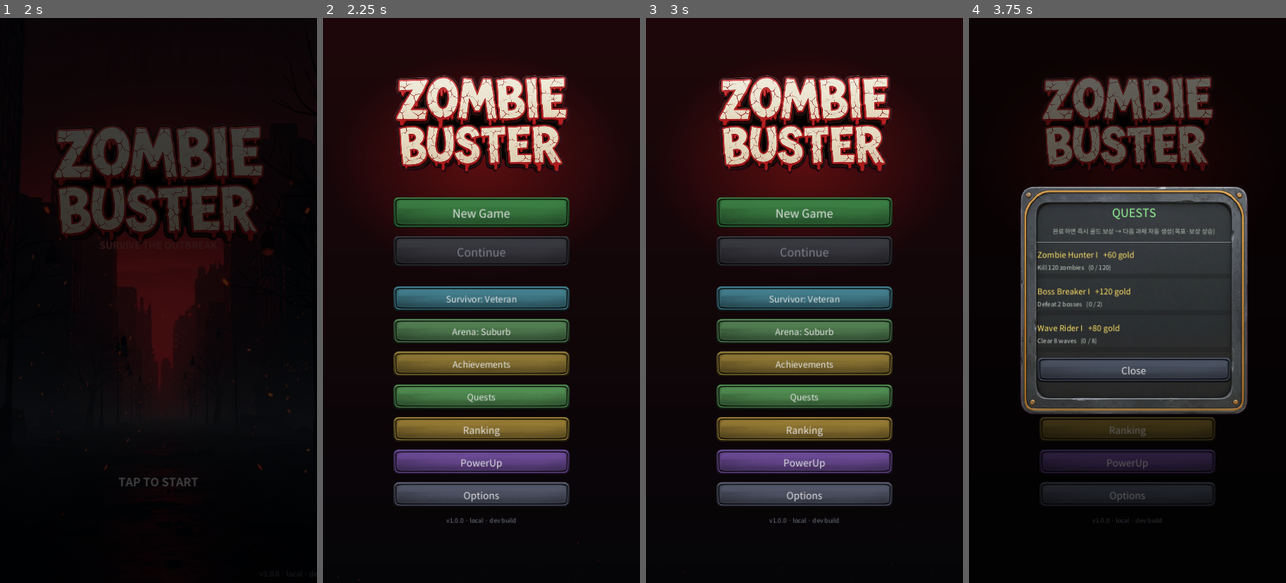
Above: before the commit, frames 1-4 (left to right).
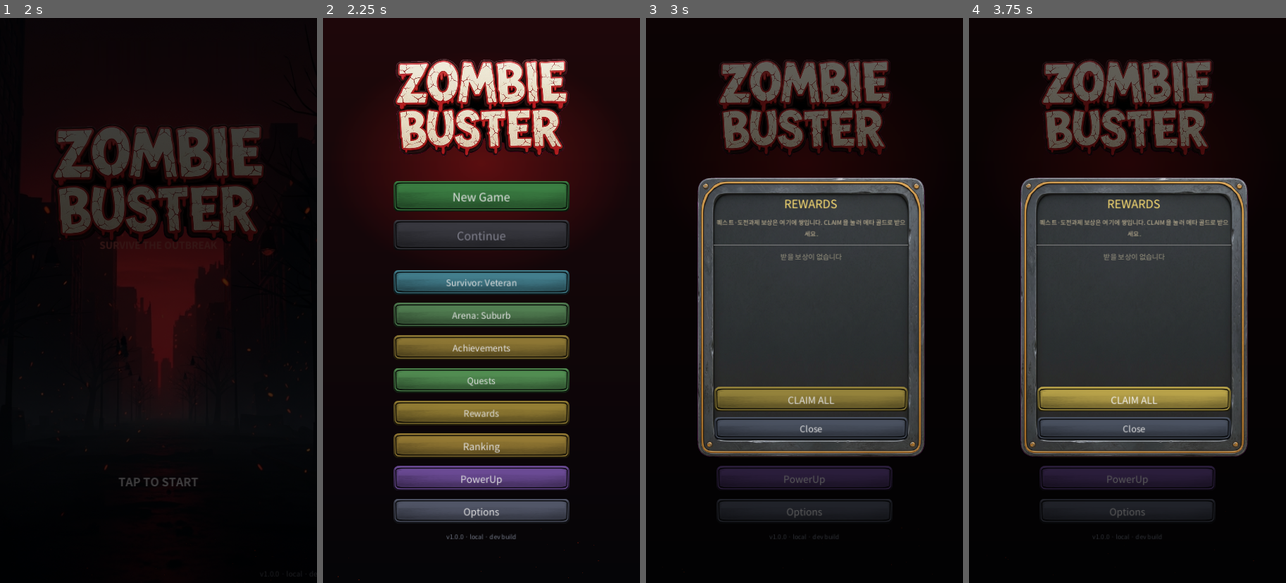
Above: after the commit, the same moments.

Repository: kosj/game_action_defence
Game: Godot game, scene res://scenes/TitleScreen.tscn
Same seed, same stepped clock (60 frames per second), same inputs: the game is played once before the commit and once after it. Sound files missing from this copy of the repository are replaced by a short silence.
Inputs (mouse positions are in pixels of both pictures, inside the frame that each line leads up to):
- Up to frame 1 (2 s): tap Enter at 0.5, 1.25 s; move the mouse to (228, 272) at 0.52 s; click (228, 272) at 0.67 s; drag from (95, 328) to (142, 413) at 1.27 s
- Up to frame 2 (2.25 s): tap Enter at 2 s; move the mouse to (513, 176) at 2.02 s; click (513, 176) at 2.17 s
- Up to frame 3 (3 s): click (804, 413) at 2.75 s, where only the run after the commit has a clickable "Rewards"
- Up to frame 4 (3.75 s): click (1133, 402) at 3.5 s, where only the run after the commit has a clickable "CLAIM ALL"

Frame 1 is identical in both runs. In frame 2, 38% of the frame differs, in the area x 22-78%, y 7-93%; in frame 3, 49%, in the area x 5-91%, y 7-100%; in frame 4, 26%.

Commit message:
Claimable reward inbox for quests/achievements; save-data completeness fixes
- New RewardInbox autoload (user://reward_inbox.save): quest completions and
  achievement unlocks no longer auto-grant meta gold - they queue as
  claimable entries. HUD toasts now say the reward is waiting.
- Main menu gains a Rewards button (with pending-count badge) opening a
  dedicated panel: scrollable entry list with per-entry CLAIM buttons,
  total-waiting label, and CLAIM ALL. Claiming deposits meta gold and
  refreshes the meta-gold labels on other panels.
- Save completeness audit fixes:
  * Run save now stores level/xp/xp_to_next (continue used to reset the
    level curve to Lv1), revives_left (consumed revives no longer come
    back, chest +1 revives no longer lost), and did_clear (clear banner
    no longer re-fires after continuing past 30min).
  * Quest and achievement progress flush to disk every wave_complete, not
    only on death - a killed browser tab mid-run loses far less.

Co-Authored-By: Claude Fable 5 <noreply@anthropic.com>
Claude-Session: https://claude.ai/code/session_01CGDKLmv2BxdFp7Sn7aQ7ZR

Diff:
--- a/project.godot
+++ b/project.godot
@@ -22,6 +22,7 @@
 SoundManager="*res://scripts/SoundManager.gd"
 SaveManager="*res://scripts/SaveManager.gd"
 MetaManager="*res://scripts/MetaManager.gd"
+RewardInbox="*res://scripts/RewardInbox.gd"
 CharacterManager="*res://scripts/CharacterManager.gd"
 AchievementManager="*res://scripts/AchievementManager.gd"
 QuestManager="*res://scripts/QuestManager.gd"
--- a/scripts/AchievementManager.gd
+++ b/scripts/AchievementManager.gd
@@ -16,6 +16,7 @@
 	Events.boss_died.connect(func(): _add("boss_kills", 1))
 	Events.elapsed_changed.connect(func(sec: float): _set_max("best_time", int(sec)))
 	Events.level_up.connect(func(lvl: int): _set_max("best_level", lvl))
+	Events.wave_complete.connect(func(_w: int): _flush())   # 주기 저장 — 런 중 강제 종료(웹 탭 닫힘) 대비
 	Events.player_died.connect(_flush)
 
 
@@ -54,7 +55,7 @@
 func _unlock(a: AchievementData) -> void:
 	_unlocked[a.id] = true
 	if a.reward_gold > 0:
-		MetaManager.reward_gold(a.reward_gold)   # 메타 은행에 즉시 적립
+		RewardInbox.push_reward(a.display, a.reward_gold, "achievement")   # 보관함 적립 — 메뉴에서 직접 수령
 	Events.achievement_unlocked.emit(a.display)
 	_save()   # 해금은 즉시 저장(보상 유실 방지)
 
--- a/scripts/HUD.gd
+++ b/scripts/HUD.gd
@@ -269,13 +269,13 @@
 ## 도전과제 달성 토스트 — 화면 상단 중앙에 잠깐 떴다 사라진다(코드로 즉석 생성).
 func _on_achievement_unlocked(title: String) -> void:
 	SoundManager.play_ui("gold", 0.0, 1.4)   # 달성 보상 하이톤 차임
-	_show_toast("[*]  %s" % title, Color(1.0, 0.85, 0.35), 150.0)
-
-
-## 끝없는 과제 완료 — 보상 골드를 함께 표시(살짝 아래에 띄워 도전과제 토스트와 겹치지 않게).
+	_show_toast("[*]  %s  - reward waiting" % title, Color(1.0, 0.85, 0.35), 150.0)
+
+
+## 끝없는 과제 완료 — 보상은 자동 지급되지 않고 메뉴의 REWARDS 보관함에서 직접 수령한다.
 func _on_quest_completed(title: String, reward: int) -> void:
 	SoundManager.play_ui("gold", 0.0, 1.5)
-	_show_toast("[+]  Quest: %s   +%d gold" % [title, reward], Color(0.6, 1.0, 0.6), 190.0)
+	_show_toast("[+]  Quest: %s   +%d gold waiting" % [title, reward], Color(0.6, 1.0, 0.6), 190.0)
 
 
 ## 화면 상단 중앙에 잠깐 떠오르는 토스트 알림(달성/과제 공용).
--- a/scripts/MainMenu.gd
+++ b/scripts/MainMenu.gd
@@ -56,6 +56,13 @@
 var _quest_dim: ColorRect
 var _quest_panel: PanelContainer
 var _quest_list: VBoxContainer
+
+# 보상 보관함(REWARDS) — 퀘스트/도전과제 보상을 유저가 직접 수령하는 패널.
+var _rewards_btn: Button
+var _rewards_dim: ColorRect
+var _rewards_panel: PanelContainer
+var _rewards_list: VBoxContainer
+var _rewards_total: Label
 
 # ── 테마(아레나) 선택 오버레이 ──
 var _theme_btn: Button
@@ -200,6 +207,15 @@
 	_quest_btn.pressed.connect(_on_quests_pressed)
 	box.add_child(_quest_btn)
 
+	_rewards_btn = Button.new()
+	_rewards_btn.custom_minimum_size = Vector2(300, 56)
+	_rewards_btn.add_theme_font_size_override("font_size", 20)
+	_UIStyle.apply_button_style(_rewards_btn, Color(0.26, 0.20, 0.06), Color(1.0, 0.85, 0.35))
+	_rewards_btn.pressed.connect(_on_rewards_pressed)
+	box.add_child(_rewards_btn)
+	RewardInbox.changed.connect(_refresh_rewards_badge)
+	_refresh_rewards_badge()
+
 	_rank_btn = Button.new()
 	_rank_btn.custom_minimum_size = Vector2(300, 56)
 	_rank_btn.add_theme_font_size_override("font_size", 22)
@@ -237,6 +253,7 @@
 	_refresh_char_button()
 	_build_achievement_panel()
 	_build_quest_panel()
+	_build_rewards_panel()
 	_build_theme_panel()
 	_refresh_theme_button()
 
@@ -707,7 +724,7 @@
 	vb.add_child(title)
 
 	var hint := Label.new()
-	hint.text = "완료하면 즉시 골드 보상 → 다음 과제 자동 생성(목표·보상 상승)"
+	hint.text = "완료 보상은 REWARDS 보관함에 쌓입니다 → 다음 과제 자동 생성(목표·보상 상승)"
 	hint.horizontal_alignment = HORIZONTAL_ALIGNMENT_CENTER
 	hint.autowrap_mode = TextServer.AUTOWRAP_WORD_SMART
 	hint.custom_minimum_size = Vector2(440, 0)
@@ -728,6 +745,180 @@
 	_UIStyle.apply_button_style(close, Color(0.18, 0.20, 0.26), Color(0.5, 0.55, 0.65))
 	close.pressed.connect(_on_quests_close)
 	vb.add_child(close)
+
+
+## ── 보상 보관함(REWARDS) — 유저가 직접 "CLAIM"을 눌러 수령 ─────────────────
+func _build_rewards_panel() -> void:
+	_rewards_dim = ColorRect.new()
+	_rewards_dim.set_anchors_preset(Control.PRESET_FULL_RECT)
+	_rewards_dim.color = Color(0, 0, 0, 0.6)
+	_rewards_dim.mouse_filter = Control.MOUSE_FILTER_STOP
+	_rewards_dim.visible = false
+	_rewards_dim.gui_input.connect(func(e: InputEvent):
+		if e is InputEventScreenTouch and e.pressed or e is InputEventMouseButton and e.pressed:
+			_on_rewards_close())
+	add_child(_rewards_dim)
+
+	_rewards_panel = PanelContainer.new()
+	_rewards_panel.anchor_left = 0.5
+	_rewards_panel.anchor_right = 0.5
+	_rewards_panel.anchor_top = 0.5
+	_rewards_panel.anchor_bottom = 0.5
+	_rewards_panel.offset_left = -245.0
+	_rewards_panel.offset_right = 245.0
+	_rewards_panel.offset_top = -280.0
+	_rewards_panel.offset_bottom = 280.0
+	_rewards_panel.add_theme_stylebox_override("panel", _UIStyle.panel(Color(0.15, 0.11, 0.04, 0.98), Color(1.0, 0.85, 0.35)))
+	_rewards_panel.visible = false
+	add_child(_rewards_panel)
+
+	var margin := MarginContainer.new()
+	for m in ["left", "right", "top", "bottom"]:
+		margin.add_theme_constant_override("margin_" + m, 22)
+	_rewards_panel.add_child(margin)
+
+	var vb := VBoxContainer.new()
+	vb.add_theme_constant_override("separation", 12)
+	margin.add_child(vb)
+
+	var title := Label.new()
+	title.text = "REWARDS"
+	title.horizontal_alignment = HORIZONTAL_ALIGNMENT_CENTER
+	title.add_theme_font_size_override("font_size", 26)
+	title.add_theme_color_override("font_color", Color(1.0, 0.88, 0.45))
+	vb.add_child(title)
+
+	var hint := Label.new()
+	hint.text = "퀘스트·도전과제 보상은 여기에 쌓입니다. CLAIM 을 눌러 메타 골드로 받으세요."
+	hint.horizontal_alignment = HORIZONTAL_ALIGNMENT_CENTER
+	hint.autowrap_mode = TextServer.AUTOWRAP_WORD_SMART
+	hint.custom_minimum_size = Vector2(440, 0)
+	hint.add_theme_font_size_override("font_size", 14)
+	hint.add_theme_color_override("font_color", Color(0.82, 0.76, 0.62))
+	vb.add_child(hint)
+
+	vb.add_child(HSeparator.new())
+
+	var scroll := ScrollContainer.new()
+	scroll.custom_minimum_size = Vector2(440, 260)
+	scroll.size_flags_vertical = Control.SIZE_EXPAND_FILL
+	vb.add_child(scroll)
+	_rewards_list = VBoxContainer.new()
+	_rewards_list.size_flags_horizontal = Control.SIZE_EXPAND_FILL
+	_rewards_list.add_theme_constant_override("separation", 10)
+	scroll.add_child(_rewards_list)
+
+	_rewards_total = Label.new()
+	_rewards_total.horizontal_alignment = HORIZONTAL_ALIGNMENT_CENTER
+	_rewards_total.add_theme_font_size_override("font_size", 16)
+	_rewards_total.add_theme_color_override("font_color", Color(1.0, 0.88, 0.45))
+	vb.add_child(_rewards_total)
+
+	var claim_all := Button.new()
+	claim_all.text = "CLAIM ALL"
+	claim_all.custom_minimum_size = Vector2(0, 54)
+	claim_all.add_theme_font_size_override("font_size", 22)
+	_UIStyle.apply_button_style(claim_all, Color(0.45, 0.32, 0.06), Color(1.0, 0.88, 0.4))
+	claim_all.pressed.connect(_on_claim_all_pressed)
+	vb.add_child(claim_all)
+
+	var close := Button.new()
+	close.text = "Close"
+	close.custom_minimum_size = Vector2(0, 48)
+	close.add_theme_font_size_override("font_size", 20)
+	_UIStyle.apply_button_style(close, Color(0.18, 0.20, 0.26), Color(0.5, 0.55, 0.65))
+	close.pressed.connect(_on_rewards_close)
+	vb.add_child(close)
+
+
+## 대기 보상 개수를 버튼 라벨에 배지로 표시.
+func _refresh_rewards_badge() -> void:
+	if _rewards_btn == null:
+		return
+	var n: int = RewardInbox.count()
+	_rewards_btn.text = "Rewards (%d)" % n if n > 0 else "Rewards"
+
+
+func _refresh_rewards() -> void:
+	for c in _rewards_list.get_children():
+		c.queue_free()
+	var entries: Array = RewardInbox.entries
+	if entries.is_empty():
+		var empty := Label.new()
+		empty.text = "받을 보상이 없습니다"
+		empty.horizontal_alignment = HORIZONTAL_ALIGNMENT_CENTER
+		empty.add_theme_font_size_override("font_size", 16)
+		empty.add_theme_color_override("font_color", Color(0.6, 0.58, 0.5))
+		_rewards_list.add_child(empty)
+		_rewards_total.text = ""
+		return
+	var total := 0
+	for i in entries.size():
+		var e: Dictionary = entries[i]
+		total += int(e["gold"])
+		var row := HBoxContainer.new()
+		row.add_theme_constant_override("separation", 10)
+
+		var name_box := VBoxContainer.new()
+		name_box.size_flags_horizontal = Control.SIZE_EXPAND_FILL
+		name_box.add_theme_constant_override("separation", 1)
+		var head := Label.new()
+		head.text = String(e["title"])
+		head.autowrap_mode = TextServer.AUTOWRAP_WORD_SMART
+		head.add_theme_font_size_override("font_size", 16)
+		head.add_theme_color_override("font_color", Color(0.95, 0.93, 0.85))
+		name_box.add_child(head)
+		var sub := Label.new()
+		sub.text = "%s   +%d gold" % ["Quest" if e["src"] == "quest" else "Achievement", int(e["gold"])]
+		sub.add_theme_font_size_override("font_size", 13)
+		sub.add_theme_color_override("font_color", Color(1.0, 0.85, 0.4))
+		name_box.add_child(sub)
+		row.add_child(name_box)
+
+		var btn := Button.new()
+		btn.text = "CLAIM"
+		btn.custom_minimum_size = Vector2(96, 44)
+		btn.add_theme_font_size_override("font_size", 16)
+		_UIStyle.apply_button_style(btn, Color(0.14, 0.36, 0.16), Color(0.5, 0.95, 0.5))
+		btn.pressed.connect(_on_claim_pressed.bind(i))
+		row.add_child(btn)
+		_rewards_list.add_child(row)
+	_rewards_total.text = "Total waiting:  +%d gold" % total
+
+
+func _on_claim_pressed(index: int) -> void:
+	var got: int = RewardInbox.claim(index)
+	if got > 0:
+		SoundManager.play_ui("gold", 0.03, 1.25)
+	_refresh_rewards()
+	_refresh_meta_gold_labels()
+
+
+func _on_claim_all_pressed() -> void:
+	var got: int = RewardInbox.claim_all()
+	if got > 0:
+		SoundManager.play_ui("gold", 0.03, 1.1)
+		SoundManager.play_ui("gold", 0.03, 1.4)
+	_refresh_rewards()
+	_refresh_meta_gold_labels()
+
+
+## 파워업/캐릭터/테마 패널의 메타 골드 라벨을 갱신(열려 있지 않아도 안전).
+func _refresh_meta_gold_labels() -> void:
+	for lbl in [_power_gold_label, _char_gold_label, _theme_gold_label]:
+		if lbl != null and lbl.text != "":
+			lbl.text = "Gold: %d" % MetaManager.meta_gold
+
+
+func _on_rewards_pressed() -> void:
+	_refresh_rewards()
+	_rewards_dim.visible = true
+	_rewards_panel.visible = true
+
+
+func _on_rewards_close() -> void:
+	_rewards_dim.visible = false
+	_rewards_panel.visible = false
 
 
 ## 활성 과제를 매번 새로 그린다(티어가 바뀌므로 재생성이 간단·정확).
--- a/scripts/QuestManager.gd
+++ b/scripts/QuestManager.gd
@@ -30,6 +30,7 @@
 	Events.zombie_killed.connect(func(): _advance("kills", 1))
 	Events.boss_died.connect(func(): _advance("bosses", 1))
 	Events.wave_complete.connect(func(_w: int): _advance("waves", 1))
+	Events.wave_complete.connect(func(_w: int): _flush())   # 주기 저장 — 런 중 강제 종료(웹 탭 닫힘) 대비
 	Events.player_died.connect(_flush)
 
 
@@ -67,9 +68,10 @@
 	var reward := _reward(t, tier)
 	_count[id] = int(_count[id]) - goal
 	_tier[id] = tier + 1
-	MetaManager.reward_gold(reward)   # 메타 은행에 즉시 적립
+	var title := "%s %s" % [t["title"], _roman(tier + 1)]
+	RewardInbox.push_reward(title, reward, "quest")   # 자동 지급 대신 보관함 적립 — 메뉴에서 직접 수령
 	# 완료한 과제 이름 + 보상 통지(HUD 토스트).
-	Events.quest_completed.emit("%s %s" % [t["title"], _roman(tier + 1)], reward)
+	Events.quest_completed.emit(title, reward)
 	_save()   # 보상 유실 방지 — 완료 즉시 저장
 
 
--- /dev/null
+++ b/scripts/RewardInbox.gd
@@ -0,0 +1,76 @@
+extends Node
+## 보상 보관함 (Autoload "RewardInbox"): 퀘스트/도전과제 보상은 자동 지급하지 않고 여기에 쌓이며,
+## 메인 메뉴의 REWARDS 패널에서 유저가 직접 "CLAIM"을 눌러 수령한다(수령 시 메타 골드 적립).
+## 목록은 user://reward_inbox.save 에 보존되어 앱을 껐다 켜도 유지된다.
+
+signal changed   # 항목 추가/수령 — 배지·패널 갱신용
+
+const SAVE_PATH := "user://reward_inbox.save"
+
+var entries: Array = []   # [{"title": String, "gold": int, "src": "quest"|"achievement"}]
+
+
+func _ready() -> void:
+	_load()
+
+
+## 보상 적립(퀘스트 완료·도전과제 해금 시 호출). 즉시 저장해 유실을 막는다.
+func push_reward(title: String, gold: int, src: String) -> void:
+	entries.append({"title": title, "gold": gold, "src": src})
+	_save()
+	changed.emit()
+
+
+func count() -> int:
+	return entries.size()
+
+
+## index 항목 수령 — 메타 골드 적립 후 목록에서 제거. 반환: 받은 골드(실패 시 0).
+func claim(index: int) -> int:
+	if index < 0 or index >= entries.size():
+		return 0
+	var gold := int(entries[index]["gold"])
+	entries.remove_at(index)
+	MetaManager.reward_gold(gold)
+	_save()
+	changed.emit()
+	return gold
+
+
+## 전부 수령 — 합산 1회 적립. 반환: 받은 총 골드.
+func claim_all() -> int:
+	var total := 0
+	for e in entries:
+		total += int(e["gold"])
+	entries.clear()
+	if total > 0:
+		MetaManager.reward_gold(total)
+	_save()
+	changed.emit()
+	return total
+
+
+func _save() -> void:
+	var f := FileAccess.open(SAVE_PATH, FileAccess.WRITE)
+	if f:
+		f.store_string(JSON.stringify({"entries": entries}))
+		f.close()
+
+
+func _load() -> void:
+	if not FileAccess.file_exists(SAVE_PATH):
+		return
+	var f := FileAccess.open(SAVE_PATH, FileAccess.READ)
+	if f == null:
+		return
+	var parsed = JSON.parse_string(f.get_as_text())
+	f.close()
+	if typeof(parsed) != TYPE_DICTIONARY:
+		return
+	var arr = parsed.get("entries", [])
+	if typeof(arr) != TYPE_ARRAY:
+		return
+	entries.clear()
+	for e in arr:
+		if typeof(e) == TYPE_DICTIONARY:
+			entries.append({"title": str(e.get("title", "")), "gold": int(e.get("gold", 0)), "src": str(e.get("src", ""))})
--- a/scripts/SaveManager.gd
+++ b/scripts/SaveManager.gd
@@ -72,6 +72,11 @@
 		"current_wave": Events.current_wave,
 		"elapsed_time": Events.elapsed_time,
 		"player_health": player.health,
+		"level": Events.level,               # 레벨업 곡선 진행(누락 시 이어하기마다 Lv1 로 리셋되던 것 보강)
+		"xp": Events.xp,
+		"xp_to_next": Events.xp_to_next,
+		"revives_left": Events.revives_left, # 소모한 부활이 복구되거나 상자 +1 부활이 유실되지 않게
+		"did_clear": Events.did_clear,       # 30분 클리어 알림이 이어하기 후 재발동하지 않게
 		"upgrade_speed": Events.upgrade_speed,
 		"upgrade_atk_speed": Events.upgrade_atk_speed,
 		"upgrade_bullet_damage": Events.upgrade_bullet_damage,
@@ -116,6 +121,13 @@
 	Events.score = data.get("score", 0)
 	Events.current_wave = data.get("current_wave", 1)
 	Events.elapsed_time = data.get("elapsed_time", 0.0)
+	Events.level = int(data.get("level", 1))
+	Events.xp = int(data.get("xp", 0))
+	Events.xp_to_next = int(data.get("xp_to_next", Events.xp_to_next))
+	Events.did_clear = bool(data.get("did_clear", false))
+	# reset() 이 메타 강화 기준으로 채운 부활 횟수를 저장 시점 값으로 되돌린다(구 세이브는 그대로).
+	if data.has("revives_left"):
+		Events.revives_left = int(data.get("revives_left", 0))
 	Events.upgrade_speed = data.get("upgrade_speed", 0)
 	Events.upgrade_atk_speed = data.get("upgrade_atk_speed", 0)
 	Events.upgrade_bullet_damage = data.get("upgrade_bullet_damage", 0)
